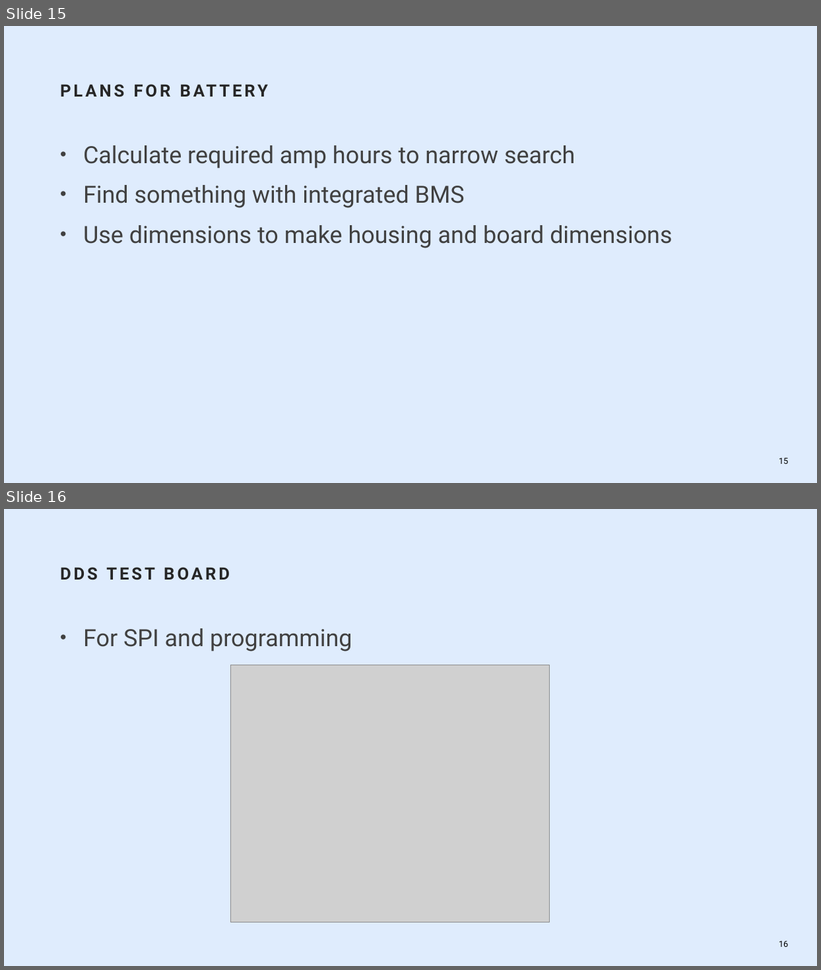
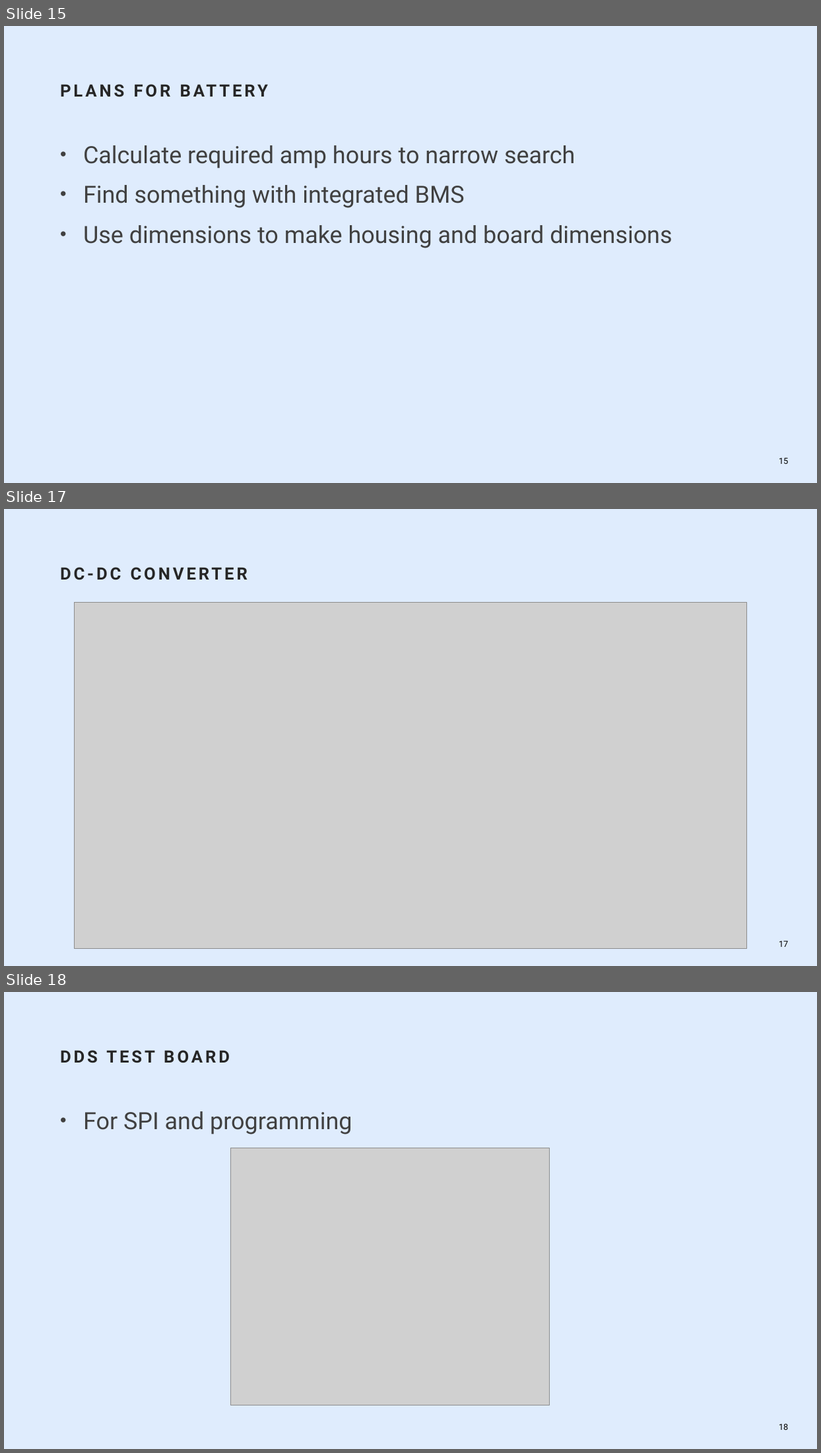
Before and after one commit to tylerwhite26/ECE_455_Brain_Stimulator, a slide deck: Presentations/Week_7_Presentation.pptx. Shown one above the other, each under a label of ours: slides 15 and 16 before the commit, slides 15, 17 and 18 after it; the slides between them are not shown. The pictures are 821x970 and 821x1453 pixels, drawn with LibreOffice and Linux fonts; fonts in the diff are those of the drawing; grey boxes stand for pictures; background and template pictures are left out. Boxes give left, top, right and bottom in pixels: in the first picture for what was removed or moved away, otherwise in the second. Text is boxed around its words. In the diff, an @@ line names an element or a change of style, - is before the commit and + after.

```diff
--- a/Presentations/Week_7_Presentation.pptx
+++ b/Presentations/Week_7_Presentation.pptx
@@ slide 17 added at (4, 509, 817, 966), background #DFECFD @@
@@ title added at (60, 567, 248, 580), 20 pt, text #262626, bold @@
+DC-DC CONVERTER
@@ picture added at (75, 602, 747, 949) @@
@@ page number added at (779, 941, 788, 947), 10 pt, text #000000 @@
+17
@@ what was slide 16 is now slide 18 @@
```
Also in this commit, not shown: 1 other slide added, 11 other files.
